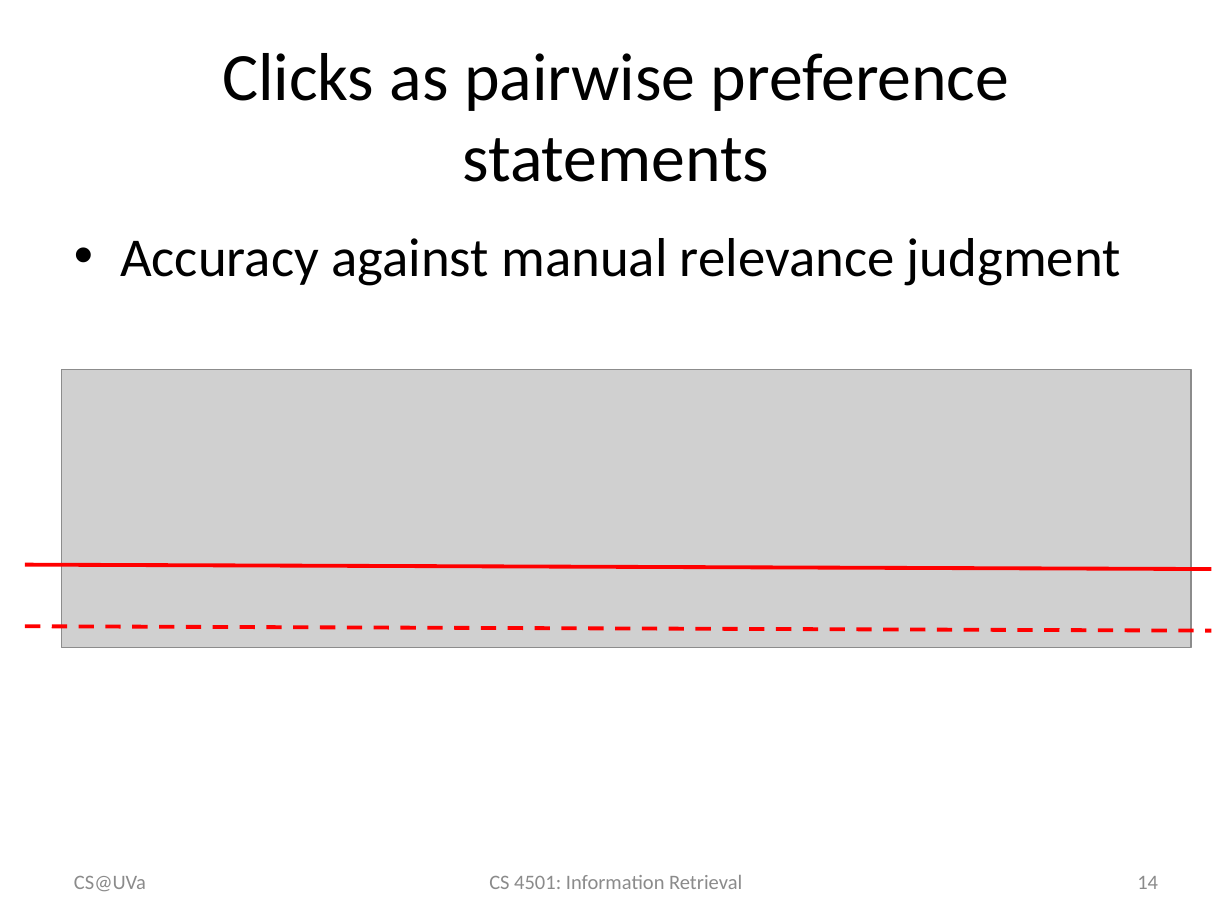
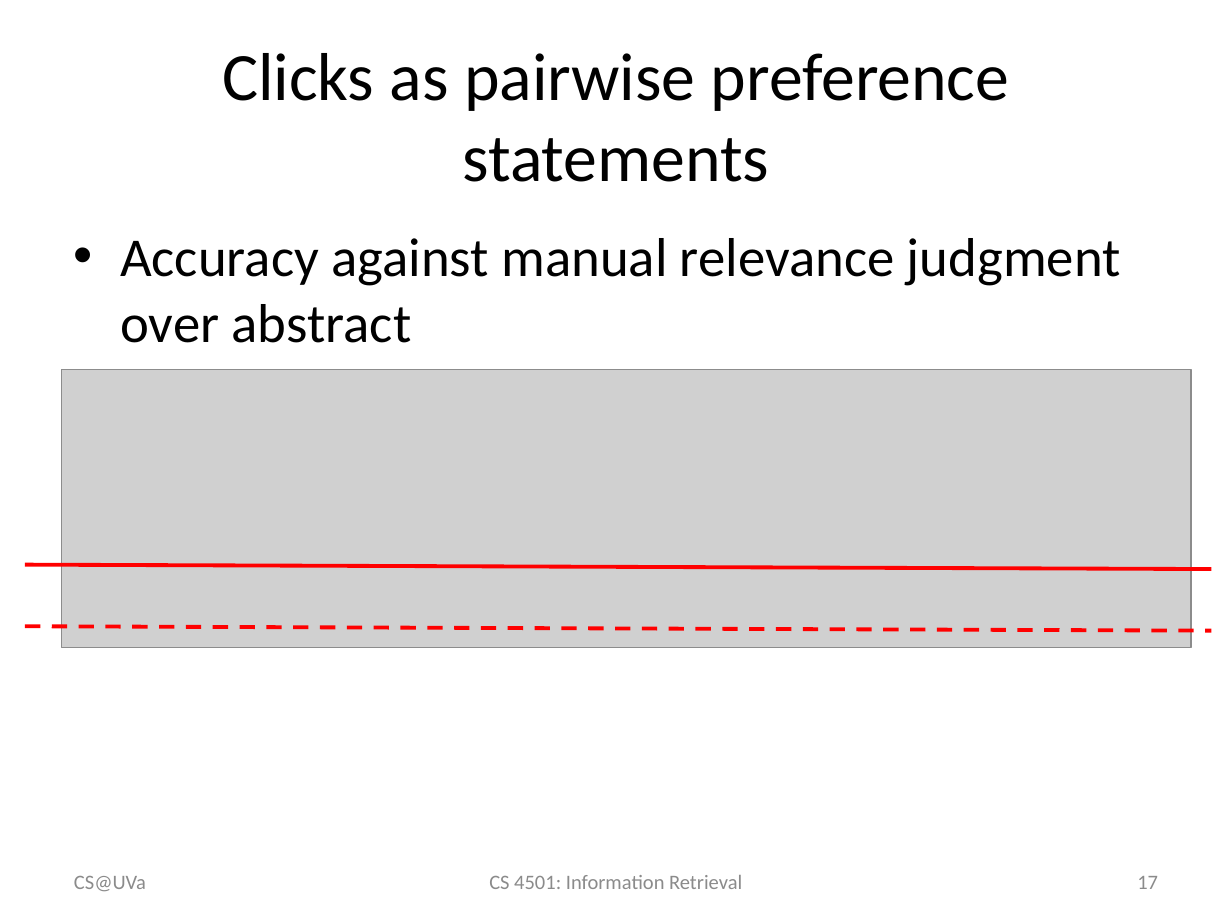
Before and after one commit to wang296/IR2015, a slide deck: slide 17 of docs/Implicit User Feedback.pptx (slide 14 before the commit). Drawn at 1232x924 pixels with LibreOffice and Linux fonts; fonts in the diff are those of the drawing; grey boxes stand for pictures. Boxes give left, top, right and bottom in pixels: in the first picture for what was removed or moved away, otherwise in the second. Text is boxed around its words. In the diff, an @@ line names an element or a change of style, - is before the commit and + after.

```diff
--- a/docs/Implicit User Feedback.pptx
+++ b/docs/Implicit User Feedback.pptx
@@ text at [120, 238, 1121, 343]: text changed @@
-• Accuracy against manual relevance judgment
+• Accuracy against manual relevance judgment over abstract
@@ page number at [1137, 876, 1158, 889]: text changed @@
-14
+17
```
Also in this commit, not shown: 8 slides added, 5 other files.
